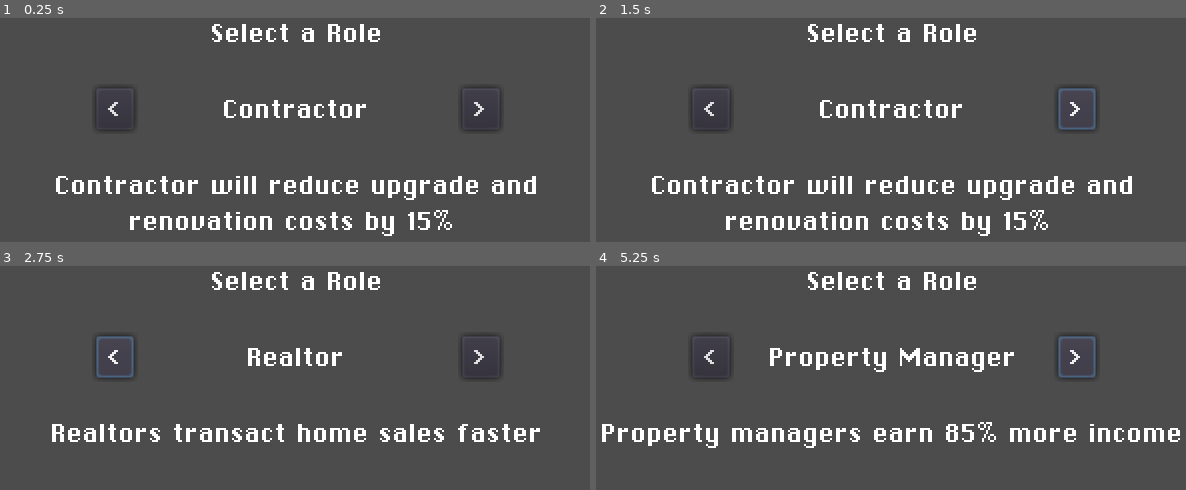
Above: before the commit, frames 1-4 (two rows, left to right).
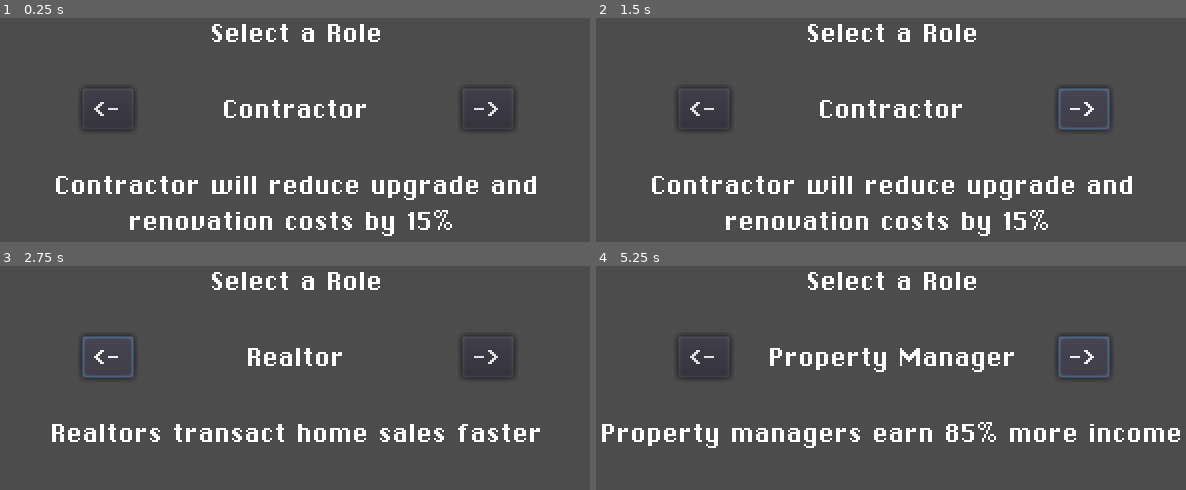
Above: after the commit, the same moments.

Repository: procrastinating-potato/godot-simple-ui
Game: Godot game, scene res://scenes/Testing.tscn
The game is run twice, just before and just after one commit, with the same random seed, the same clock (stepped at 60 frames per second) and the same inputs.
Inputs:
- Up to frame 1 (0.25 s): no input
- Up to frame 2 (1.5 s): click "<" (after the commit: "<-") at 0.5 s; click ">" (after the commit: "->") at 1.25 s
- Up to frame 3 (2.75 s): click "<" (after the commit: "<-") at 2 s
- Up to frame 4 (5.25 s): click ">" (after the commit: "->") at 2.75 s; click "<" (after the commit: "<-") at 3.5 s; click ">" (after the commit: "->") at 4.25 s; tap Enter at 5 s

The runs differ from the first frame. In frame 1, 0.2% of the frame differs, in the area x 13-88%, y 30-51%; in frame 2, 0.4%; in frame 3, 0.4%; in frame 4, 0.4%.

Commit message:
Updated selection arrow

Diff:
--- a/scenes/SelectionWin.tscn
+++ b/scenes/SelectionWin.tscn
@@ -7,20 +7,16 @@
 [sub_resource type="DynamicFont" id=1]
 font_data = ExtResource( 2 )
 
-[sub_resource type="DynamicFont" id=4]
-font_data = ExtResource( 2 )
-
 [sub_resource type="DynamicFont" id=2]
 font_data = ExtResource( 2 )
 
 [sub_resource type="DynamicFont" id=3]
 font_data = ExtResource( 2 )
 
+[sub_resource type="DynamicFont" id=4]
+font_data = ExtResource( 2 )
+
 [node name="SelectionWin" type="CenterContainer"]
-anchor_left = 0.5
-anchor_top = 0.5
-anchor_right = 0.5
-anchor_bottom = 0.5
 script = ExtResource( 3 )
 __meta__ = {
 "_edit_lock_": true,
@@ -69,12 +65,11 @@
 custom_constants/separation = 20
 alignment = 1
 
-[node name="Left" type="Button" parent="Panel/VBoxContainer/HBoxContainer" instance=ExtResource( 1 )]
-margin_left = 84.0
+[node name="Left" parent="Panel/VBoxContainer/HBoxContainer" instance=ExtResource( 1 )]
+margin_left = 77.0
 margin_right = 103.0
-margin_bottom = 21.0
-custom_fonts/font = SubResource( 4 )
-text = "<"
+custom_fonts/font = SubResource( 2 )
+text = "<-"
 
 [node name="OptionText" type="Label" parent="Panel/VBoxContainer/HBoxContainer"]
 margin_left = 123.0
@@ -90,24 +85,17 @@
 "_edit_use_anchors_": false
 }
 
-[node name="ItemList" type="ItemList" parent="Panel/VBoxContainer/HBoxContainer/OptionText"]
-margin_left = 198.0
-margin_top = -9.0
-margin_right = 198.0
-margin_bottom = 23.0
-
-[node name="Right" type="Button" parent="Panel/VBoxContainer/HBoxContainer" instance=ExtResource( 1 )]
+[node name="Right" parent="Panel/VBoxContainer/HBoxContainer" instance=ExtResource( 1 )]
 margin_left = 216.0
-margin_right = 235.0
-margin_bottom = 21.0
-custom_fonts/font = SubResource( 4 )
-text = ">"
+margin_right = 242.0
+custom_fonts/font = SubResource( 2 )
+text = "->"
 
 [node name="Description" type="Label" parent="Panel/VBoxContainer"]
 margin_top = 76.0
 margin_right = 320.0
 margin_bottom = 91.0
-custom_fonts/font = SubResource( 3 )
+custom_fonts/font = SubResource( 4 )
 text = "Role Descriptoin"
 align = 1
 valign = 1
Not shown: 1 places in scenes/SelectionWin.tscn that only renumber resources
